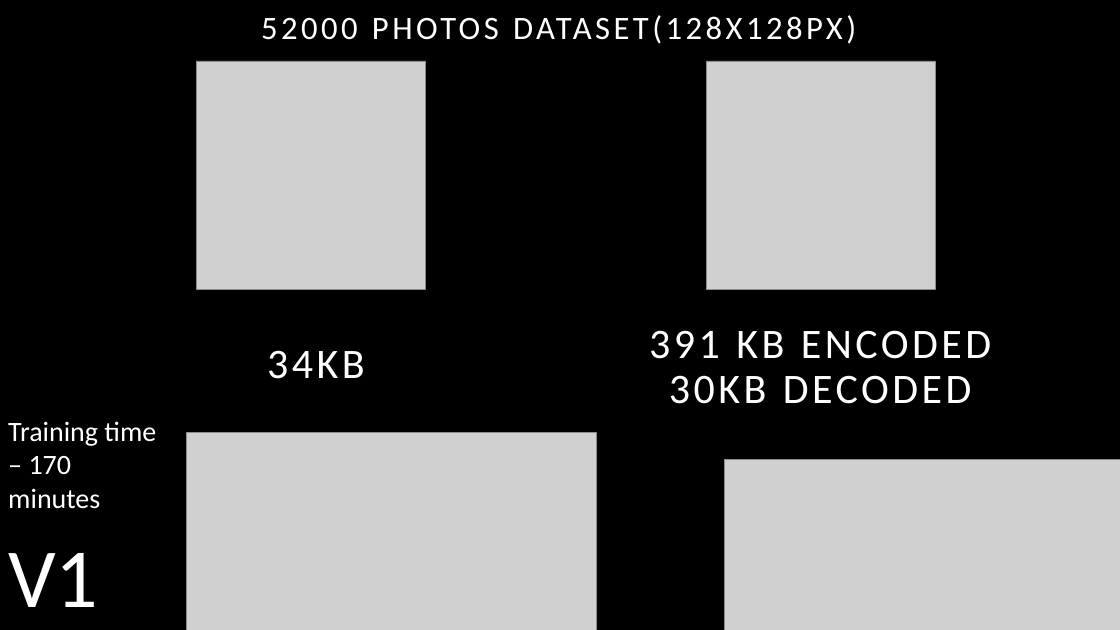
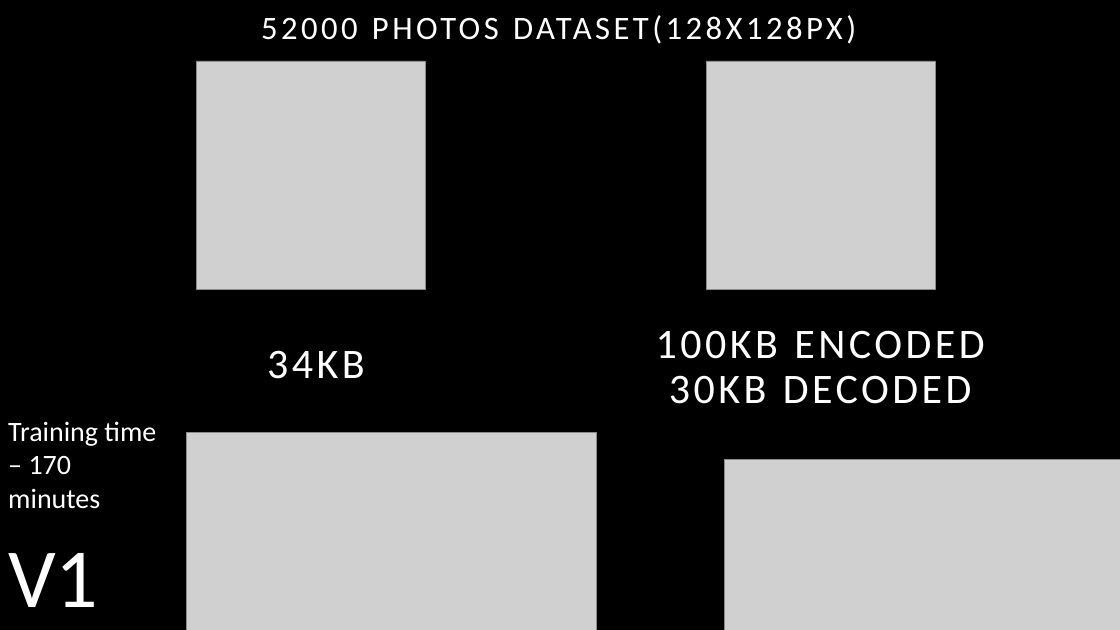
Before and after one commit to Heigen007/ai_photo_enhanse_python, a slide deck: slide 13 of ai_compression_project.pptx. Drawn at 1120x630 pixels with LibreOffice and Linux fonts; fonts in the diff are those of the drawing; grey boxes stand for pictures. Boxes give left, top, right and bottom in pixels: in the first picture for what was removed or moved away, otherwise in the second. Text is boxed around its words. In the diff, an @@ line names an element or a change of style, - is before the commit and + after.

```diff
--- a/ai_compression_project.pptx
+++ b/ai_compression_project.pptx
@@ text at (656, 330, 984, 359): text changed @@
-391 KB ENCODED
+100KB ENCODED
```
Also in this commit, not shown: 5 other slides changed, 4 slides added, 6 other files.
